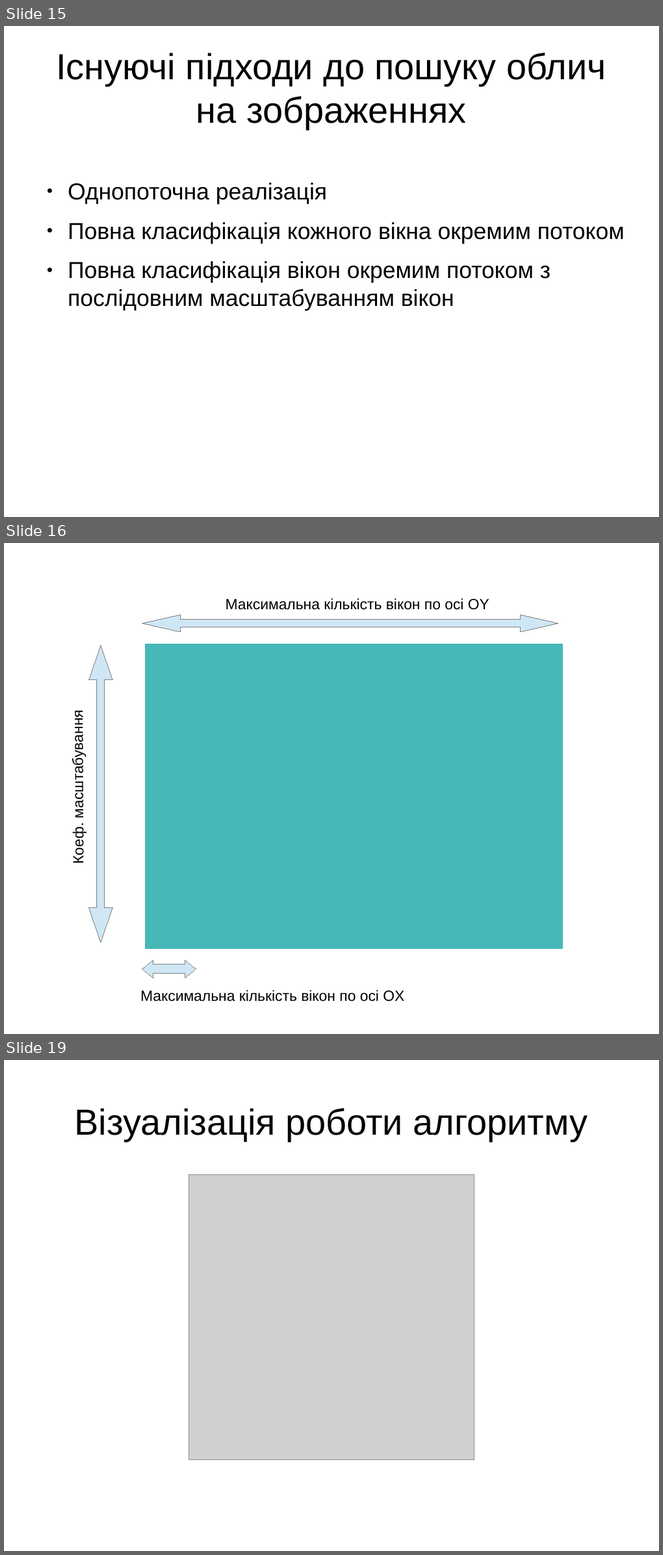
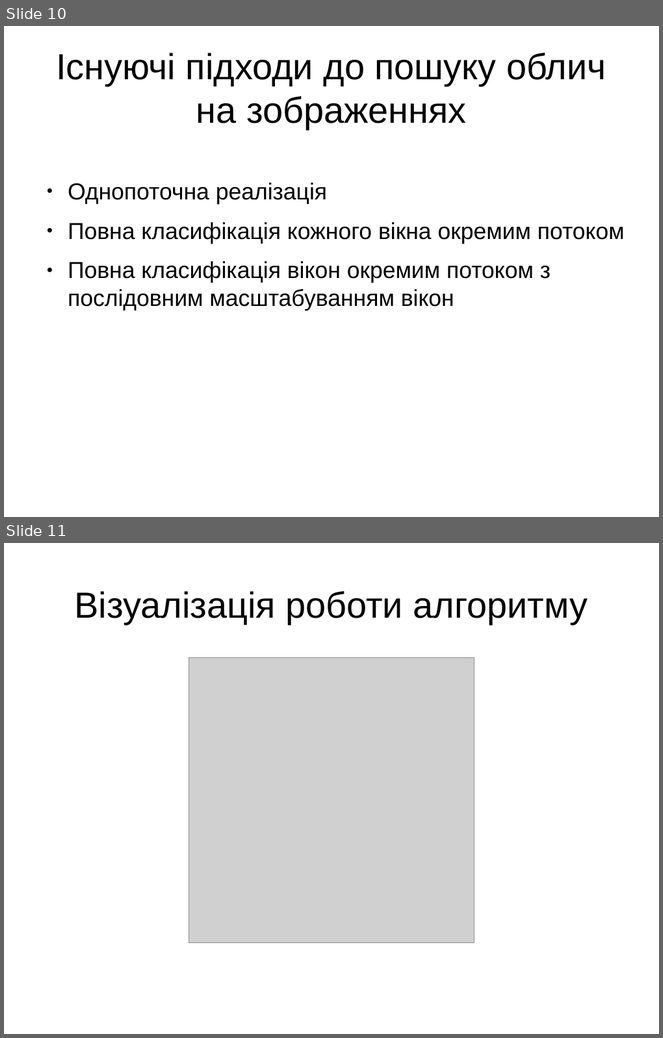
Before and after one commit to FaceDetect/gpu-face-detection, a slide deck: doc/presentation.odp. Shown one above the other, each under a label of ours: slides 15, 16 and 19 before the commit, slides 10 and 11 after it; the slides between them are not shown. The pictures are 663x1555 and 663x1038 pixels, drawn with LibreOffice and Linux fonts; fonts in the diff are those of the drawing; grey boxes stand for pictures. Boxes give left, top, right and bottom in pixels: in the first picture for what was removed or moved away, otherwise in the second. Text is boxed around its words. In the diff, an @@ line names an element or a change of style, - is before the commit and + after.

```diff
--- a/doc/presentation.odp
+++ b/doc/presentation.odp
@@ slide 16 removed at (x1=4, y1=543, x2=659, y2=1034), background #FFFFFF @@
@@ text removed at (x1=226, y1=598, x2=490, y2=610) @@
-Максимальна кількість вікон по осі ОY
@@ left right arrow removed at (x1=142, y1=615, x2=558, y2=632) @@
@@ up down arrow removed at (x1=89, y1=645, x2=113, y2=943) @@
@@ table removed at (x1=146, y1=644, x2=564, y2=950), 8 rows, 8 columns @@
- |  |  |  |  |  |  | 
- |  |  |  |  |  |  | 
- |  |  |  |  |  |  | 
- |  |  |  |  |  |  | 
- |  |  |  |  |  |  | 
- |  |  |  |  |  |  | 
- |  |  |  |  |  |  | 
- |  |  |  |  |  |  | 
@@ text removed at (x1=70, y1=720, x2=87, y2=863) @@
-Коеф. масштабування
@@ left right arrow removed at (x1=142, y1=960, x2=196, y2=979) @@
@@ text removed at (x1=140, y1=990, x2=404, y2=1002) @@
-Максимальна кількість вікон по осі OX
@@ what was slide 15 is now slide 10 @@
@@ what was slide 19 is now slide 11 @@
```
Also in this commit, not shown: 7 other slides removed, 2 other files.
